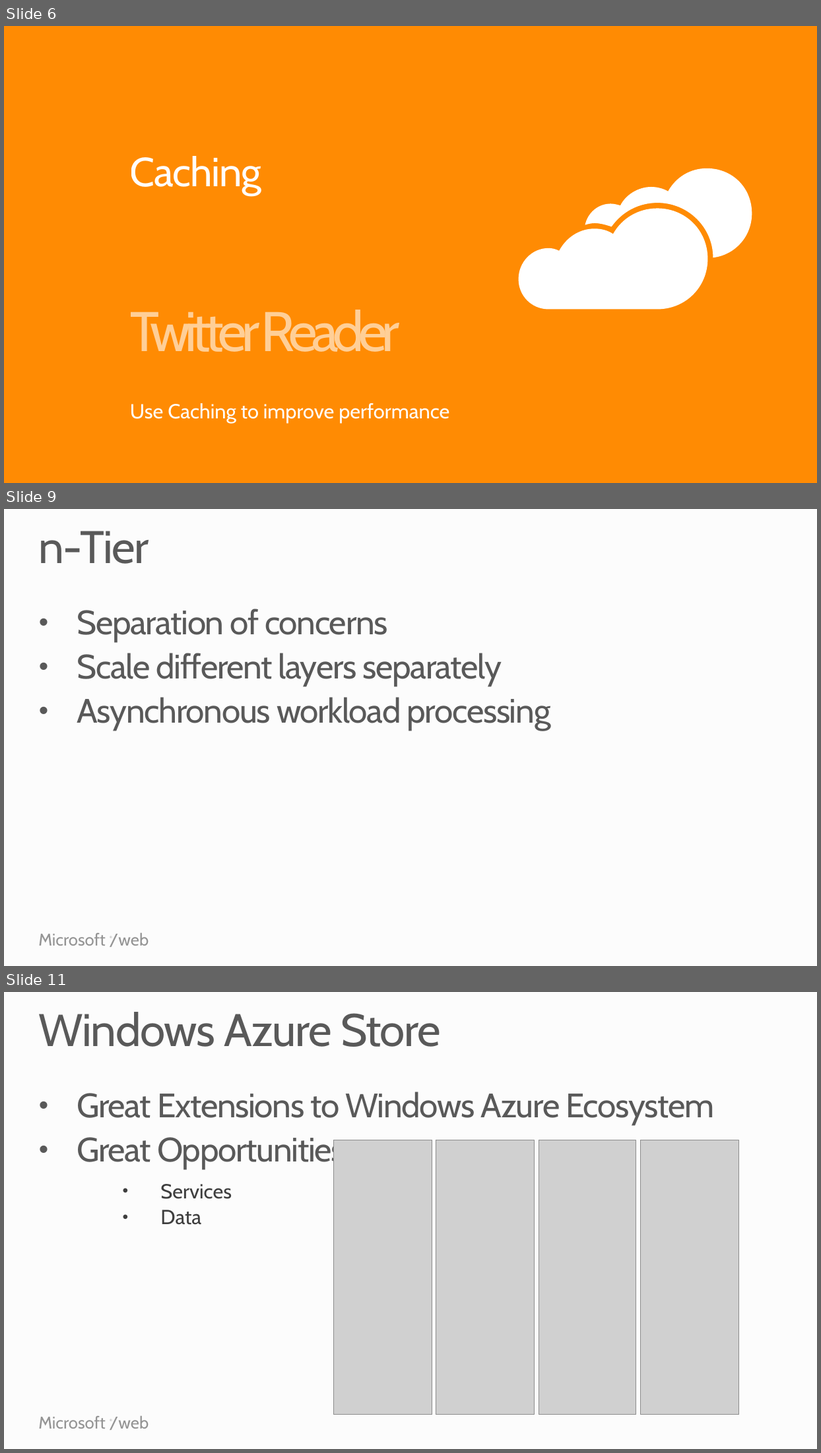
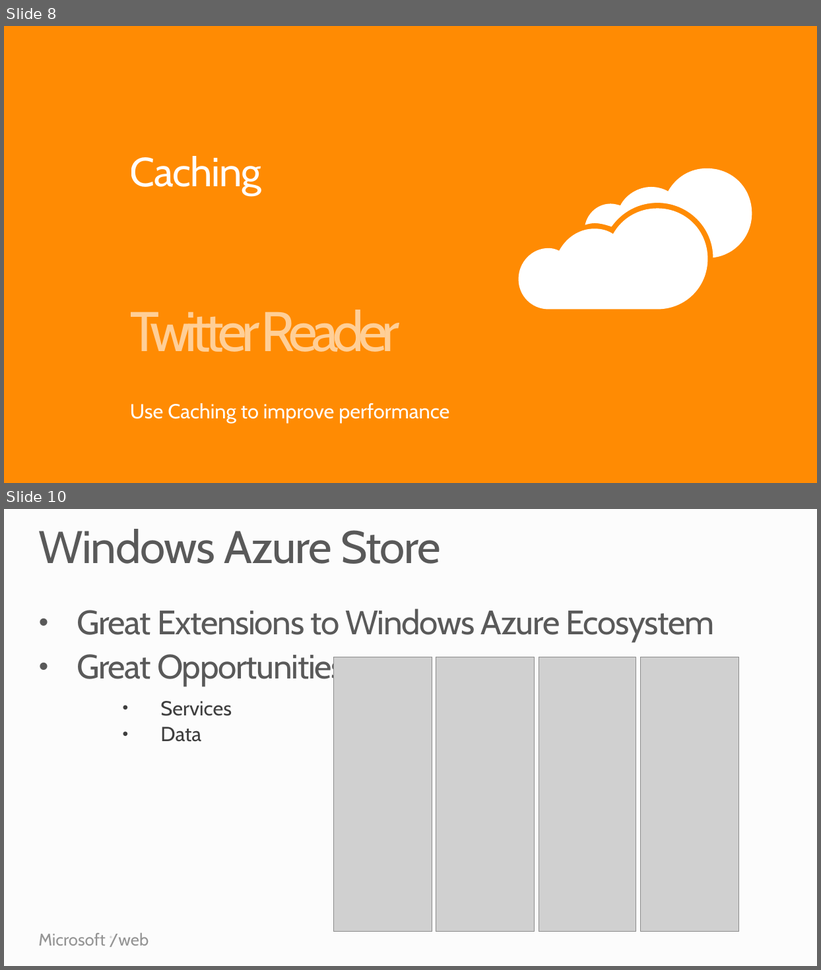
Before and after one commit to Microsoft-Web/PRESENTATION-UsingCloudApplicationServices, a slide deck: UsingCloudApplicationServices.pptx. Shown one above the other, each under a label of ours: slides 6, 9 and 11 before the commit, slides 8 and 10 after it; the slides between them are not shown. The pictures are 821x1453 and 821x970 pixels, drawn with LibreOffice and Linux fonts; fonts in the diff are those of the drawing; grey boxes stand for pictures. Boxes give left, top, right and bottom in pixels: in the first picture for what was removed or moved away, otherwise in the second. Text is boxed around its words. In the diff, an @@ line names an element or a change of style, - is before the commit and + after.

```diff
--- a/UsingCloudApplicationServices.pptx
+++ b/UsingCloudApplicationServices.pptx
@@ slide 9 removed at box(4, 509, 817, 966), background #FCFCFC; not listed: 2 template elements that a slide beside it also shows @@
@@ title removed at box(38, 531, 149, 564) @@
-n-Tier
@@ text removed at box(77, 609, 551, 730) @@
-• Separation of concerns
-• Scale different layers separately
-• Asynchronous workload processing
@@ what was slide 6 is now slide 8 @@
@@ what was slide 11 is now slide 10 @@
```
Also in this commit, not shown: 3 slides changed, 3 slides added, 3 other slides removed.
